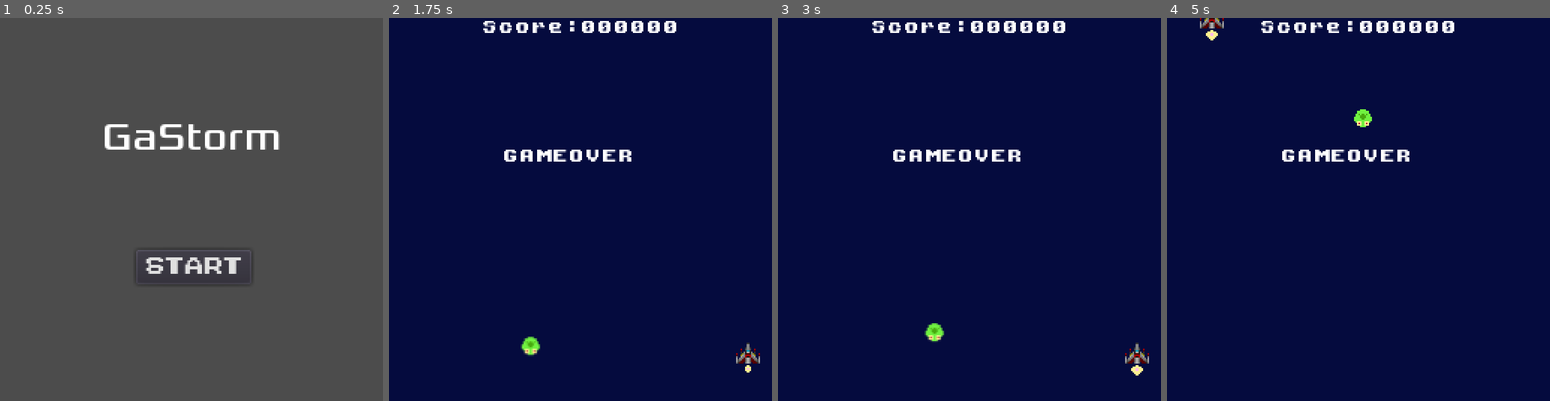
Above: before the commit, frames 1-4 (left to right).
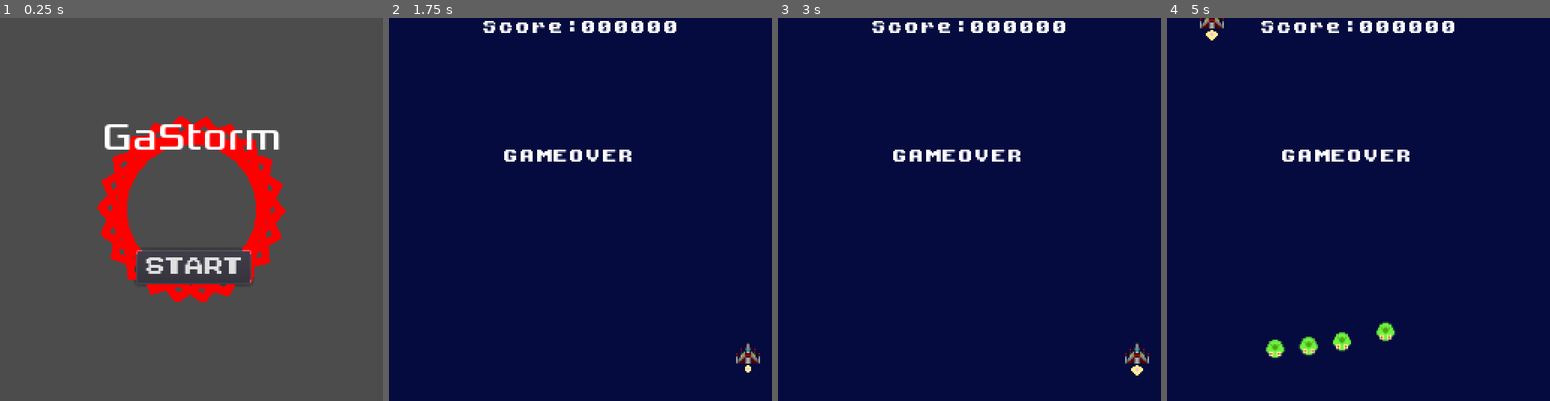
Above: after the commit, the same moments.

Repository: Edo-Hachi/GaStorm
Game: Godot game, scene res://src/Main_Node2D.tscn
The game is run twice, just before and just after one commit, with the same random seed, the same clock (stepped at 60 frames per second) and the same inputs. The project has no main scene, so this scene is started directly.
Inputs:
- Up to frame 1 (0.25 s): no input
- Up to frame 2 (1.75 s): click "Start" at 0.5 s; tap Enter at 1.25 s; hold Right (Move_Right) from 1.28 s (still down); hold 1 (GameOver) from 1.28 s (still down); tap 2 (SpawnEnemy) at 1.55 s
- Up to frame 3 (3 s): release Right (Move_Right) at 2.03 s; release 1 (GameOver) at 2.03 s; hold Down (Move_Down) 2.03-2.78 s; tap 2 (SpawnEnemy) at 2.1 s; tap 1 (GameOver) at 2.3 s; hold Right (Move_Right) from 2.78 s (still down); hold 1 (GameOver) from 2.78 s (still down)
- Up to frame 4 (5 s): tap 2 (SpawnEnemy) at 3.05 s; release Right (Move_Right) at 3.53 s; release 1 (GameOver) at 3.53 s; hold Up (Move_Up) 3.53-4.28 s; tap Space (Shot) at 3.6 s; tap 1 (GameOver) at 3.8 s; hold Left (Move_Left) from 4.28 s (still down); hold 2 (SpawnEnemy) from 4.28 s (still down)

The runs differ from the first frame. In frame 1, 6.0% of the frame differs, in the area x 25-75%, y 25-75%; in frame 2, 0.2%; in frame 3, 0.2%; in frame 4, 0.9%.

Commit message:
Add Game Sequence Function

Diff:
--- a/src/GameMain/Enemies/Enemy_Area2D.gd
+++ b/src/GameMain/Enemies/Enemy_Area2D.gd
@@ -5,7 +5,7 @@
 # var a: int = 2
 # var b: String = "text"
 enum MoveTypeID  {
-	Type01,
+	Type01=0,
 	Loop01L,
 	Loop01R
 }
--- a/src/GameMain/Enemies/Enemy_Area2D.tscn
+++ b/src/GameMain/Enemies/Enemy_Area2D.tscn
@@ -6,14 +6,14 @@
 
 [sub_resource type="SpriteFrames" id=1]
 animations = [ {
+"frames": [ ExtResource( 1 ) ],
+"loop": true,
+"name": "Green",
+"speed": 5.0
+}, {
 "frames": [ ExtResource( 2 ) ],
 "loop": true,
 "name": "Red",
-"speed": 5.0
-}, {
-"frames": [ ExtResource( 1 ) ],
-"loop": true,
-"name": "Green",
 "speed": 5.0
 } ]
 
--- a/src/GameMain/Enemies/PathFollowEnemies.gd
+++ b/src/GameMain/Enemies/PathFollowEnemies.gd
@@ -6,6 +6,7 @@
 var LoopType = LoopTypeId.Left01
 var EnemyId
 var LoopId
+
 
 # Called when the node enters the scene tree for the first time.
 func _ready() -> void:
--- a/src/GameMain/GameMain_Node2D.gd
+++ b/src/GameMain/GameMain_Node2D.gd
@@ -6,12 +6,39 @@
 
 var EnemyLoopScene = preload("res://src/GameMain/Enemies/PathFollowEnemies.tscn")
 var EnemyScene = preload("res://src/GameMain/Enemies/Enemy_Area2D.tscn")
+
+
+var StateSeq = [
+		{"Cmd" : "Init_s"},	#1秒
+		{"Cmd" : "Init_f"},	#フレーム単位
+		{"Cmd" : "Init_g"},	#グローバルタイマ
+
+		#{"Cmd" : "Wait_s", "Time" : 3},
+		{"Cmd" : "Wait_g", "Time" : 3},
+
+		{"Cmd" : "Wait_f", "Time" : 3},
+		{"Cmd" : "LoopEnmy", "Type" : 0},
+		{"Cmd" : "Wait_f", "Time" : 3},
+		{"Cmd" : "LoopEnmy", "Type" : 0},
+		{"Cmd" : "Wait_f", "Time" : 3},
+		{"Cmd" : "LoopEnmy", "Type" : 0},
+		{"Cmd" : "Wait_f", "Time" : 3},
+		{"Cmd" : "LoopEnmy", "Type" : 0},
+
+		{"Cmd" : "End"}
+	]
+var SeqTimerGbl = 0 #グローバルタイマ
+var SeqTimerSec = 0	#シーンシーケンスの制御タイマ(1秒)
+var SeqTimerFps = 0#フレーム
+var SeqPtr = 0	#シーケンス参照ポインタ
+var SeqEnable = false
 
 # Declare member variables here. Examples:
 # var a: int = 2
 # var b: String = "text"
 var _GameOverTimer : float = 0.0
 
+
 var debug_spawn = 0
 
 enum ENEMY_STAT {LOOP, MOVE, PORC, ATAK, DEAD}
@@ -28,6 +55,61 @@
 	var StartPosition : Vector2
 	var LastPosition : Vector2
 	var State : int
+
+
+func SeqState():
+	if SeqEnable==false:
+		return
+
+	var Seq
+
+	if SeqPtr < StateSeq.size():
+		Seq = StateSeq[SeqPtr]
+	else:
+		print("Error:Swq Pointer OverRun!")
+		return
+
+	match Seq["Cmd"]:
+		"Init_s":
+			SeqTimerSec = 0	#シーンシーケンスの制御タイマ(1秒)
+			SeqPtr+=1
+
+		"Init_f":
+			SeqTimerFps = 0
+			SeqPtr+=1
+
+		"Init_g":
+			SeqTimerGbl = 0
+			SeqPtr+=1
+
+		"Wait_s":
+			if SeqTimerSec == Seq["Time"]:
+				print("Sec Process ", Seq["Time"], "sec")
+				SeqTimerSec=0
+				SeqPtr+=1
+
+		"Wait_f":
+			if SeqTimerFps == Seq["Time"]:
+				print("Fps Process ", Seq["Time"], "Fps")
+				SeqTimerFps=0
+				SeqPtr+=1
+
+		"Wait_g":
+			if SeqTimerGbl == Seq["Time"]:
+				print("GrobalTime Process ", Seq["Time"], "Time")
+				SeqPtr+=1
+
+		"LoopEnmy":
+			print("LoopEnemyType:", Seq["Type"])
+			LoopEnemySpawn(0)
+
+			SeqPtr+=1
+
+		"End":
+			SeqEnable=false
+			#print("End")
+
+	#SeqPtr+=1
 
 
 #--------------------------------------------
@@ -114,10 +196,10 @@
 	#--------------------------------------------------------------
 	if Input.is_action_pressed("SpawnEnemy"):
 		if debug_spawn == 0:
-			LoopEnemySpawn(0)
+			SeqEnable = true
+			print("Seq Start")
+			#LoopEnemySpawn(0)
 			debug_spawn = 1
-
-
 
 	if GlobalNode.GameState == GlobalNode.GState.GAMEOVER:
 		_GameOverTimer+=1
@@ -130,3 +212,15 @@
 func _on_DlgPause_tree_exited() -> void:
 	if get_owner() != null:
 		get_tree().paused = false
+
+
+# 1/60 で呼ばれます
+func _on_SeqTimer_timeout() -> void:
+	SeqTimerFps += 1#フレーム
+
+	if 59 < SeqTimerFps:
+		SeqTimerFps=0
+		SeqTimerSec+=1
+		SeqTimerGbl+=1
+
+	SeqState()
--- a/src/GameMain/GameMain_Node2D.tscn
+++ b/src/GameMain/GameMain_Node2D.tscn
@@ -67,5 +67,10 @@
 custom_fonts/font = SubResource( 1 )
 text = "GAMEOVER"
 
+[node name="SeqTimer" type="Timer" parent="."]
+wait_time = 0.017
+autostart = true
+
 [connection signal="tree_exited" from="DlgPause" to="." method="_on_DlgPause_tree_exited"]
 [connection signal="pressed" from="DlgPause/ColorRect/Button" to="DlgPause" method="_on_Button_pressed"]
+[connection signal="timeout" from="SeqTimer" to="." method="_on_SeqTimer_timeout"]
--- a/src/Main_Node2D.gd
+++ b/src/Main_Node2D.gd
@@ -8,7 +8,20 @@
 	randomize()
 
 func _process(delta: float) -> void:
+	update()	#_drawを再描画
 	pass
+
+func _draw() -> void:
+	var pos = Vector2(128,128)
+	var arc = 60
+	var angle_s = 0
+	var angle_e = 90
+	#draw_circle(pos, 30, Color(128,128,128))
+	#draw_arc(pos, 60, 0, 90, Color(128,128,128))
+	draw_arc(pos, 60, angle_s, angle_e, 64, Color(128,0,0), 6,false)
+
+
+	#draw_circle_arc(pos, radi, angle_f, angle_e, Color.purple)
 
 
 func _on_Button_button_down() -> void:
Not shown, changed: CreateNote.txt
